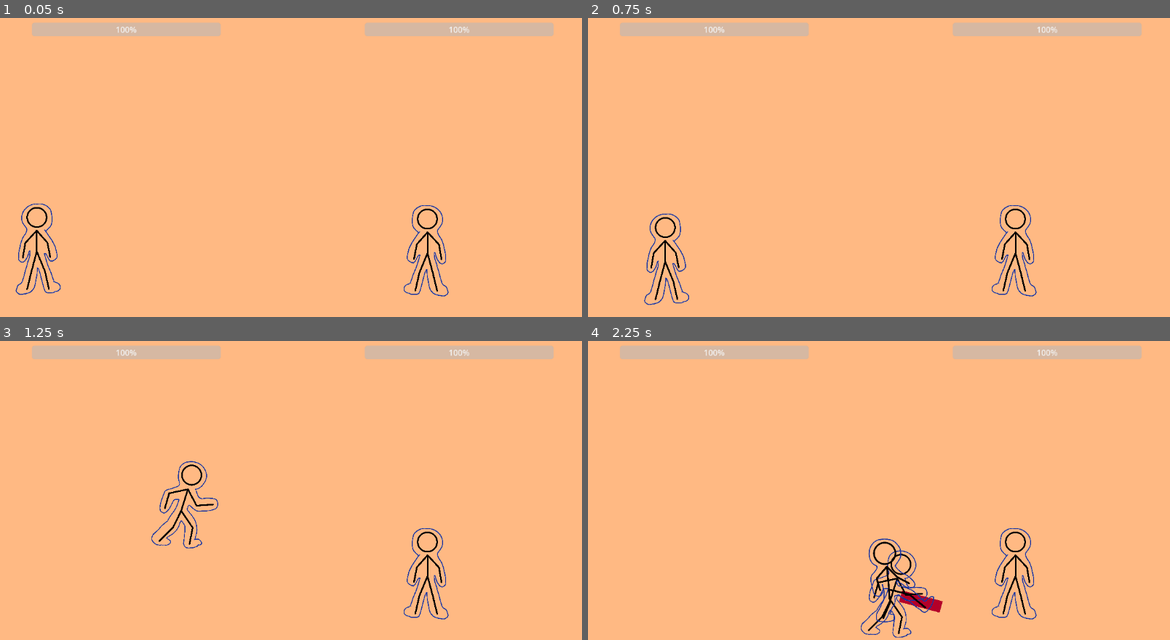
Above: before the commit, frames 1-4 (two rows, left to right).
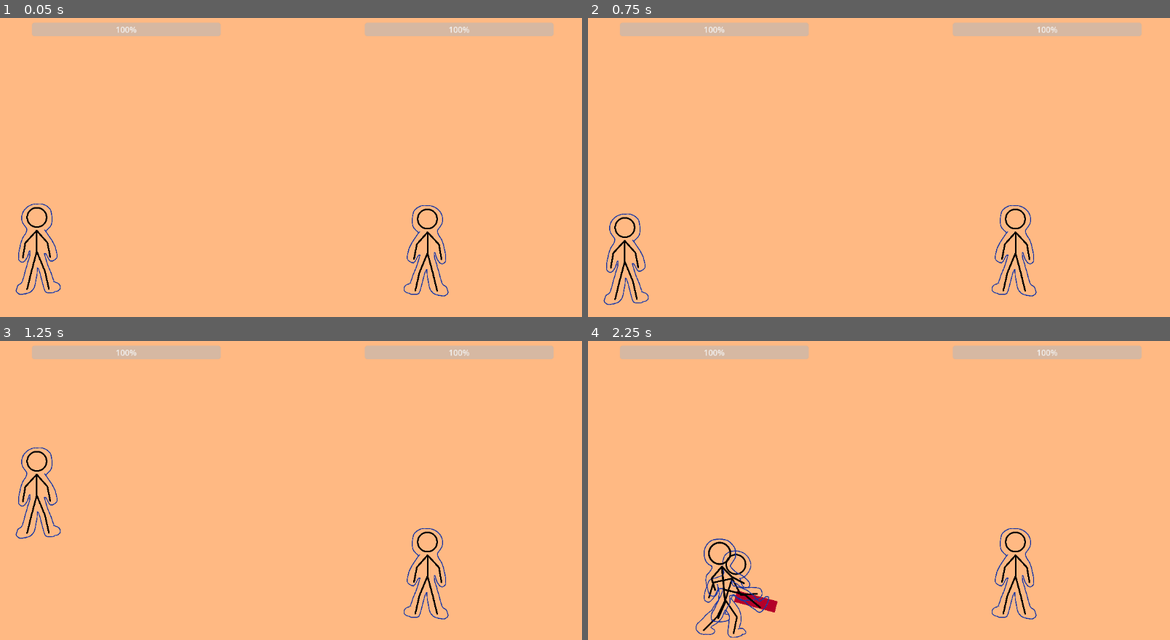
Above: after the commit, the same moments.

Repository: JOACCE/JOACCE-Beta
Game: Godot game, scene res://scenes/o-test/level/arena.tscn
Two runs of this game, one before a commit and one after it. Both use one fixed random seed, a clock stepped at 60 frames per second and the inputs below.
Inputs:
- Up to frame 1 (0.05 s): no input
- Up to frame 2 (0.75 s): tap Enter at 0.5 s; hold D (right) from 0.53 s (still down); hold Shift (charge, bound only after the commit) from 0.53 s (still down)
- Up to frame 3 (1.25 s): keep holding D (right); keep holding Shift (charge, bound only after the commit); tap Space (jump) at 0.77, 0.8, 1.07 s
- Up to frame 4 (2.25 s): release Shift (charge, bound only after the commit) at 1.28 s; tap Space (jump) at 1.35, 1.52, 1.82 s; tap Shift (charge, bound only after the commit) at 1.55 s; release D (right) at 2.03 s; hold A (left) from 2.03 s (still down); tap K (kick) at 2.1 s

Frame 1 is identical in both runs. In frame 2, 1.1% of the frame differs, in the area x 2-18%, y 65-97%; in frame 3, 1.1%; in frame 4, 2.5%, in the area x 18-61%, y 66-100%.

Commit message:
add effects to special and charge

Diff:
--- a/joacce/project.godot
+++ b/joacce/project.godot
@@ -51,3 +51,18 @@
 "events": [Object(InputEventKey,"resource_local_to_scene":false,"resource_name":"","device":-1,"window_id":0,"alt_press …(192 unchanged characters)…
 ]
 }
+charge={
+"deadzone": 0.2,
+"events": [Object(InputEventKey,"resource_local_to_scene":false,"resource_name":"","device":-1,"window_id":0,"alt_pressed":false,"shift_pressed":false,"ctrl_pressed":false,"meta_pressed":false,"pressed":false,"keycode":0,"physical_keycode":4194325,"key_label":0,"unicode":0,"location":0,"echo":false,"script":null)
+]
+}
+special1={
+"deadzone": 0.2,
+"events": [Object(InputEventKey,"resource_local_to_scene":false,"resource_name":"","device":-1,"window_id":0,"alt_pressed":false,"shift_pressed":true,"ctrl_pressed":false,"meta_pressed":false,"pressed":false,"keycode":0,"physical_keycode":4194321,"key_label":0,"unicode":0,"location":0,"echo":false,"script":null)
+]
+}
+special2={
+"deadzone": 0.2,
+"events": [Object(InputEventKey,"resource_local_to_scene":false,"resource_name":"","device":-1,"window_id":0,"alt_pressed":false,"shift_pressed":true,"ctrl_pressed":false,"meta_pressed":false,"pressed":false,"keycode":0,"physical_keycode":4194320,"key_label":0,"unicode":0,"location":0,"echo":false,"script":null)
+]
+}
--- a/joacce/scenes/o-test/player/fighter.gd
+++ b/joacce/scenes/o-test/player/fighter.gd
@@ -12,15 +12,21 @@
 @onready var punch_frame: Sprite2D = $Sprites/Punch
 @onready var kick_frame: Sprite2D = $Sprites/Kick
 @onready var damage_frame: Sprite2D = $Sprites/Damage
+@onready var special_1: AnimatedSprite2D = $Sprites/Special1
+@onready var special_2: AnimatedSprite2D = $Sprites/Special2
+@onready var charge: AnimatedSprite2D = $Sprites/Charge
+@onready var charge_effect: GPUParticles2D = $Sprites/Charge/ChargeEffect
 
 
 var health = 100
 var attacking = false
 var animation_playing = false
+var charge_time = 0.0
 
 func _ready() -> void:
 	progress_bar.max_value = health
 	progress_bar.value = health
+
 
 	if "2" in name:
 		SPEED = 0
@@ -29,41 +35,63 @@
 		$Sprites.scale.x = -1
 
 
+
 func _physics_process(delta: float) -> void:
 	if "2" in name:
 		move_and_slide()
 		return
 
-	# Add the gravity.
 	if not is_on_floor():
 		velocity += get_gravity() * delta
 
-	# Handle jump.
+	# If a special/attack animation is running, skip all other input handling
+	if animation_playing:
+		#velocity.x = move_toward(velocity.x, 0, SPEED)
+		move_and_slide()
+		return
+
 	if Input.is_action_just_pressed("jump") and is_on_floor():
 		velocity.y = JUMP_VELOCITY
 
+	if Input.is_action_just_pressed("special1"):
+		play_special(special_1)
+		return
+	if Input.is_action_just_pressed("special2"):
+		play_special(special_2)
+		return
 
 	if Input.is_action_just_pressed("punch"):
 		punch.attack()
 		show_frame(punch_frame, 1.0)
-
-
 	if Input.is_action_just_pressed("kick"):
 		kick.attack()
 		show_frame(kick_frame, 1.0)
 
+	# Charge only if not also pressing a direction (avoids Shift+Right ambiguity)
+	var charging = Input.is_action_pressed("charge")
+	if charging:
+		charge_time += delta
+	else:
+		charge_time = 0.0
+
+	var show_charge = charging and charge_time >= 0.5 and is_on_floor()
+	charge.visible = show_charge
+	if show_charge:
+		idle.visible = false
+
 	var direction := Input.get_axis("left", "right")
-	if direction:
+	if direction and not charging:
 		walk.visible = true
 		walk.play()
 		idle.visible = false
 		velocity.x = direction * SPEED
+
 	else:
 		walk.visible = false
 		walk.stop()
-		idle.visible = not attacking
+		if not charging and not attacking:
+			idle.visible = true
 		velocity.x = move_toward(velocity.x, 0, SPEED)
-
 	move_and_slide()
 
 func apply_damage(damage) -> void:
@@ -86,3 +114,18 @@
 	frame.visible = false
 	idle.visible = true
 	animation_playing = false
+
+func play_special(sprite: AnimatedSprite2D) -> void:
+	animation_playing = true
+	idle.visible = false
+	charge.visible = false
+	sprite.visible = true
+	sprite.play()
+	if sprite == special_2:
+		var dir = -1 if $Sprites.scale.x < 0 else 1
+		velocity.x = dir * 200
+		velocity.y = -600  # the "up" of uppercut
+	await sprite.animation_finished
+	sprite.visible = false
+	idle.visible = true
+	animation_playing = false
--- a/joacce/scenes/o-test/player/fighter.tscn
+++ b/joacce/scenes/o-test/player/fighter.tscn
@@ -11,6 +11,8 @@
 [ext_resource type="Texture2D" uid="uid://h2mikka8j41b" path="res://assets/stencils/default/special1-2.png" id="9_nne8j"]
 [ext_resource type="Texture2D" uid="uid://buh2lrpn2gcrp" path="res://assets/stencils/default/special2-1.png" id="10_j2mfq"]
 [ext_resource type="Texture2D" uid="uid://dbdtxdifimkjd" path="res://assets/stencils/default/special2-2.png" id="11_7pges"]
+[ext_resource type="Texture2D" uid="uid://fkk7wkyecc8k" path="res://assets/stencils/default/charge.png" id="12_7pges"]
+[ext_resource type="Texture2D" uid="uid://dgnm4n15pgu4e" path="res://assets/stencils/default/white_sphere.png" id="13_truya"]
 
 [sub_resource type="CapsuleShape2D" id="CapsuleShape2D_18uai"]
 radius = 12.0
@@ -23,15 +25,15 @@
 [sub_resource type="SpriteFrames" id="SpriteFrames_7utpr"]
 animations = [{
 "frames": [{
-"duration": 1.0,
+"duration": 0.5,
 "texture": ExtResource("2_t6ydl")
 }, {
-"duration": 1.0,
+"duration": 0.5,
 "texture": ExtResource("3_o146k")
 }],
 "loop": true,
 "name": &"default",
-"speed": 2.0
+"speed": 1.0
 }]
 
 [sub_resource type="SpriteFrames" id="SpriteFrames_j2mfq"]
@@ -59,22 +61,43 @@
 }],
 "loop": false,
 "name": &"default",
-"speed": 2.0
-}]
-
-[sub_resource type="Animation" id="Animation_6nna0"]
-resource_name = "uppercut"
-
-[sub_resource type="AnimationLibrary" id="AnimationLibrary_duly7"]
-_data = {
-&"uppercut": SubResource("Animation_6nna0")
-}
+"speed": 3.0
+}]
+
+[sub_resource type="SpriteFrames" id="SpriteFrames_6nna0"]
+animations = [{
+"frames": [{
+"duration": 1.0,
+"texture": ExtResource("12_7pges")
+}],
+"loop": true,
+"name": &"default",
+"speed": 5.0
+}]
+
+[sub_resource type="Gradient" id="Gradient_6nna0"]
+colors = PackedColorArray(0, 0, 0.96862745, 1, 0, 0.91764706, 1, 1)
+
+[sub_resource type="GradientTexture1D" id="GradientTexture1D_duly7"]
+gradient = SubResource("Gradient_6nna0")
+
+[sub_resource type="ParticleProcessMaterial" id="ParticleProcessMaterial_jjgo2"]
+particle_flag_disable_z = true
+spread = 180.0
+initial_velocity_max = 476.91998
+gravity = Vector3(0, -900, 0)
+color_ramp = SubResource("GradientTexture1D_duly7")
+turbulence_enabled = true
+turbulence_noise_strength = 0.0
 
 [sub_resource type="CapsuleShape2D" id="CapsuleShape2D_16k5x"]
 radius = 30.0
 height = 180.0
 
 [node name="Fighter" type="CharacterBody2D" unique_id=1512274704]
+floor_stop_on_slope = false
+floor_block_on_wall = false
+floor_max_angle = 0.0
 script = ExtResource("1_18uai")
 
 [node name="Punch" type="Node2D" parent="." unique_id=1646976795]
@@ -163,8 +186,21 @@
 frame = 1
 frame_progress = 1.0
 
-[node name="AnimationPlayer" type="AnimationPlayer" parent="Sprites/Special2" unique_id=499392011]
-libraries/ = SubResource("AnimationLibrary_duly7")
+[node name="Charge" type="AnimatedSprite2D" parent="Sprites" unique_id=1129322675]
+visible = false
+position = Vector2(-7, -32)
+scale = Vector2(0.23, 0.23)
+sprite_frames = SubResource("SpriteFrames_6nna0")
+
+[node name="ChargeEffect" type="GPUParticles2D" parent="Sprites/Charge" unique_id=549831510]
+modulate = Color(1, 1, 1, 0.16078432)
+show_behind_parent = true
+position = Vector2(30.434782, 400)
+scale = Vector2(0.1, 0.1)
+texture = ExtResource("13_truya")
+trail_enabled = true
+trail_lifetime = 1.0
+process_material = SubResource("ParticleProcessMaterial_jjgo2")
 
 [node name="Hurtbox" type="CollisionShape2D" parent="." unique_id=1022065581]
 position = Vector2(-2, -18)
Binary file added: joacce/assets/stencils/default/white_sphere.png
Not shown, added: joacce/assets/stencils/default/white_sphere.png.import
